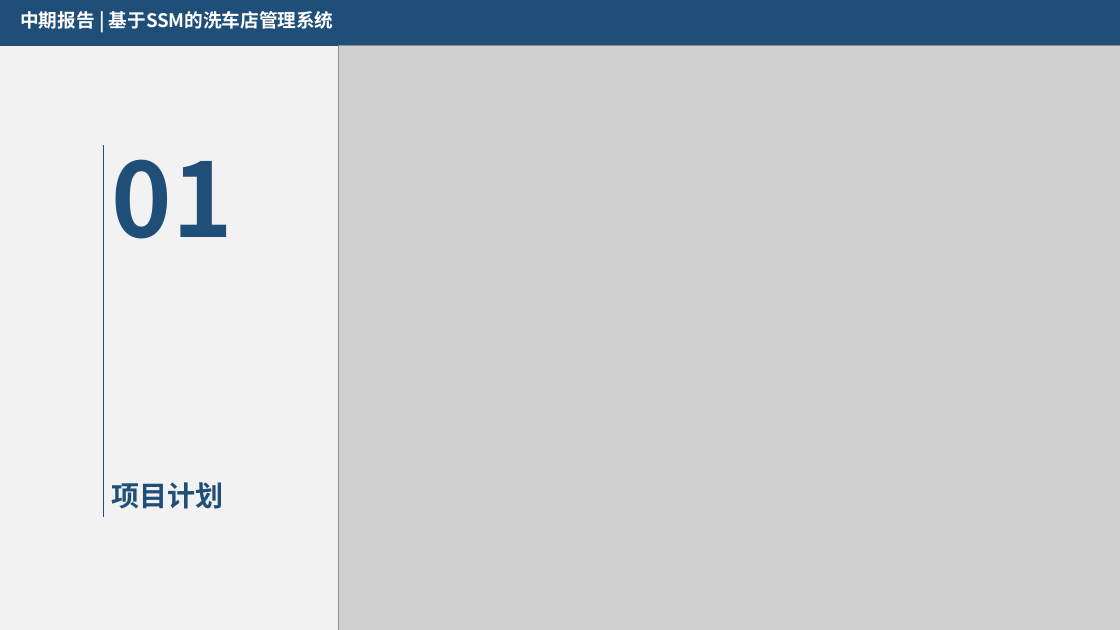
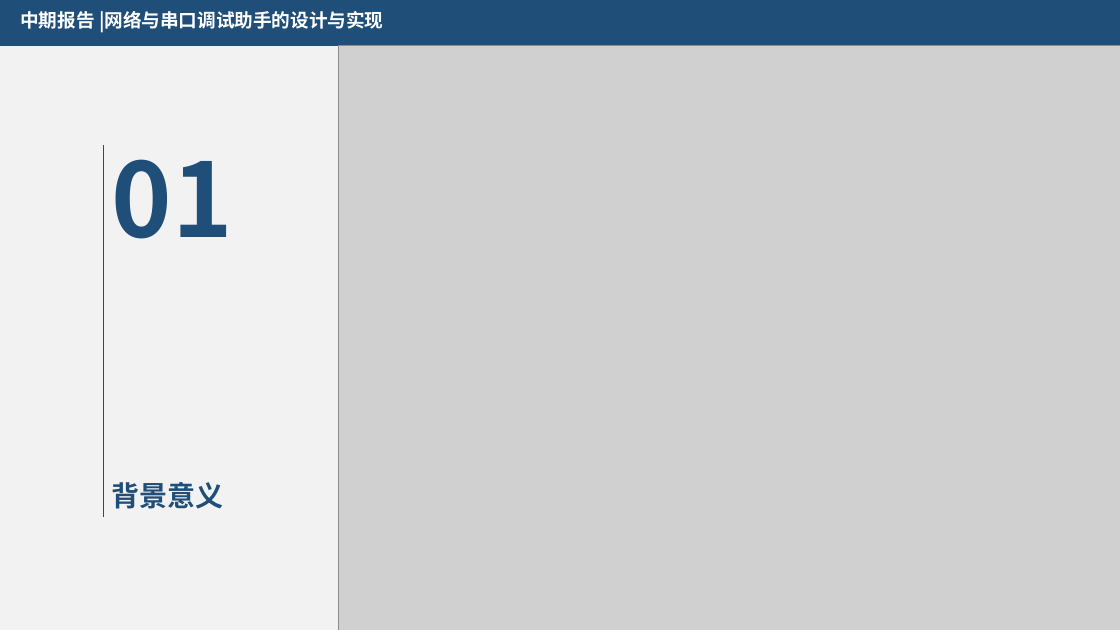
Before and after one commit to suzhuorui/QtHelper, a slide deck: slide 3 of 文档/RJ16852111苏卓锐（中期答辩）.pptx. Drawn at 1120x630 pixels with LibreOffice and Linux fonts; fonts in the diff are those of the drawing; grey boxes stand for pictures. Boxes give left, top, right and bottom in pixels: in the first picture for what was removed or moved away, otherwise in the second. Text is boxed around its words. In the diff, an @@ line names an element or a change of style, - is before the commit and + after.

Commit message:
在家里的一次中期答辩提交
在家里的一次中期答辩提交

```diff
--- a/文档/RJ16852111苏卓锐（中期答辩）.pptx
+++ b/文档/RJ16852111苏卓锐（中期答辩）.pptx
@@ text at <box>20,11,384,33</box>: text changed @@
-中期报告 | 基于SSM的洗车店管理系统
+中期报告 |网络与串口调试助手的设计与实现
@@ text at <box>112,482,224,509</box>: text changed @@
-项目计划
+背景意义
```
Also in this commit, not shown: 10 other slides changed, 11 slides added, 1 slide removed, 5 other files.
